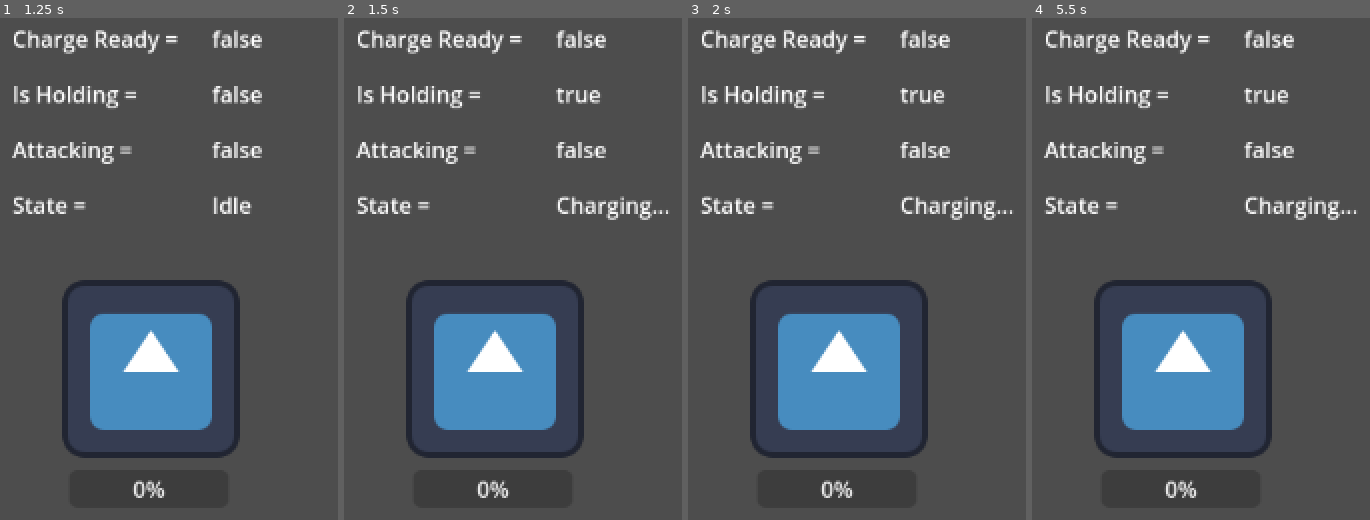
Above: before the commit, frames 1-4 (left to right).
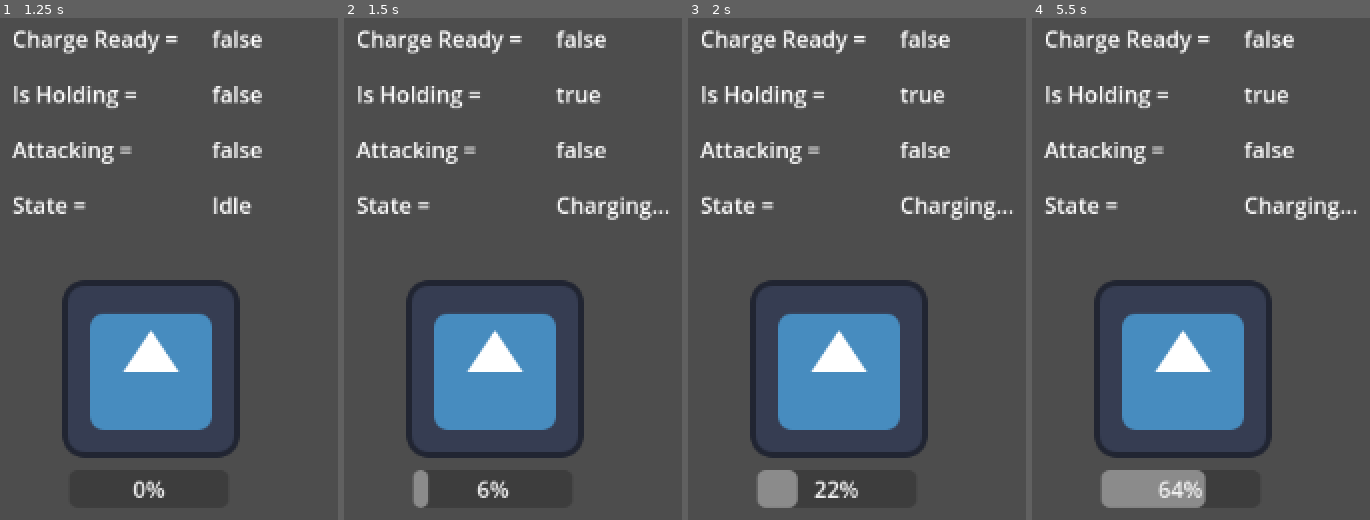
Above: after the commit, the same moments.

Repository: madsonmms/combo-and-charge
Game: Godot game, scene res://player.tscn
Same seed, same stepped clock (60 frames per second), same inputs: the game is played once before the commit and once after it. The engine's default icon, where the game draws it, is replaced by a stand-in: a white triangle on a blue panel in a dark square.
Inputs:
- Up to frame 1 (1.25 s): tap Enter at 0.5 s
- Up to frame 2 (1.5 s): tap Space at 1.25 s; hold Down (ui_down) from 1.28 s (still down)
- Up to frame 3 (2 s): keep holding Down (ui_down)
- Up to frame 4 (5.5 s): release Down (ui_down) at 2.03 s; tap Enter at 2.75, 5 s; tap Space at 3.5 s; hold Down (ui_down) from 3.53 s (still down)

Frame 1 is identical in both runs. In frame 2, 0.4% of the frame differs, in the area x 20-44%, y 90-98%; in frame 3, 1.2%; in frame 4, 2.2%, in the area x 20-52%, y 90-98%.

Commit message:
Progress bar is now working correctly with the hold timer

Diff:
--- a/attack_component.gd
+++ b/attack_component.gd
@@ -7,7 +7,6 @@
 @export var combo_timer : Timer
 @export var charge_timer : Timer
 @export var hold_timer: Timer
-@export var progress_bar : ProgressBar
 @export var has_combo : bool
 @export var circular_combo: bool
 @export var combo_steps : int # Se circular_combo = true, esse valor será = 2
--- a/player.gd
+++ b/player.gd
@@ -29,9 +29,11 @@
 	var hold_time = holding_timer.wait_time
 	var hold_left = holding_timer.time_left
 
-	if progress_bar:
-		progress_bar.value = hold_left - hold_time
-	elif progress_bar and holding_timer.is_stopped():
+	if progress_bar and hold_left > 0:
+		progress_bar.value = hold_time - hold_left
+	elif atkComponent.charge_ready and holding_timer.is_stopped():
+		progress_bar.value = 100
+	else:
 		progress_bar.value = 0
 
 	if atkComponent.is_holding == true:
--- a/player.tscn
+++ b/player.tscn
@@ -11,12 +11,11 @@
 position = Vector2(292, 298)
 texture = ExtResource("1_4flbx")
 
-[node name="AttackComponent" type="Node" parent="." node_paths=PackedStringArray("combo_timer", "charge_timer", "hold_timer", "progress_bar")]
+[node name="AttackComponent" type="Node" parent="." node_paths=PackedStringArray("combo_timer", "charge_timer", "hold_timer")]
 script = ExtResource("2_onrkg")
 combo_timer = NodePath("ComboTimer")
 charge_timer = NodePath("ChargeTimer")
 hold_timer = NodePath("HoldTimer")
-progress_bar = NodePath("../ProgressBar")
 has_combo = true
 circular_combo = true
 combo_steps = 3
@@ -31,19 +30,19 @@
 wait_time = 3.0
 one_shot = true
 
+[node name="Status" type="Label" parent="."]
+offset_left = 336.0
+offset_top = 168.0
+offset_right = 376.0
+offset_bottom = 191.0
+text = "Idle"
+
 [node name="StatusLabel" type="Label" parent="."]
 offset_left = 192.0
 offset_top = 168.0
 offset_right = 250.0
 offset_bottom = 191.0
 text = "State = "
-
-[node name="Status" type="Label" parent="."]
-offset_left = 336.0
-offset_top = 168.0
-offset_right = 376.0
-offset_bottom = 191.0
-text = "Idle"
 
 [node name="HoldingLabel" type="Label" parent="."]
 offset_left = 192.0
@@ -59,19 +58,19 @@
 offset_bottom = 111.0
 text = "false"
 
+[node name="Attacking" type="Label" parent="."]
+offset_left = 336.0
+offset_top = 128.0
+offset_right = 376.0
+offset_bottom = 151.0
+text = "false"
+
 [node name="AttackingLabel" type="Label" parent="."]
 offset_left = 192.0
 offset_top = 128.0
 offset_right = 279.0
 offset_bottom = 151.0
 text = "Attacking ="
-
-[node name="Attacking" type="Label" parent="."]
-offset_left = 336.0
-offset_top = 128.0
-offset_right = 376.0
-offset_bottom = 151.0
-text = "false"
 
 [node name="ChargeReadyLabel" type="Label" parent="."]
 offset_left = 192.0
